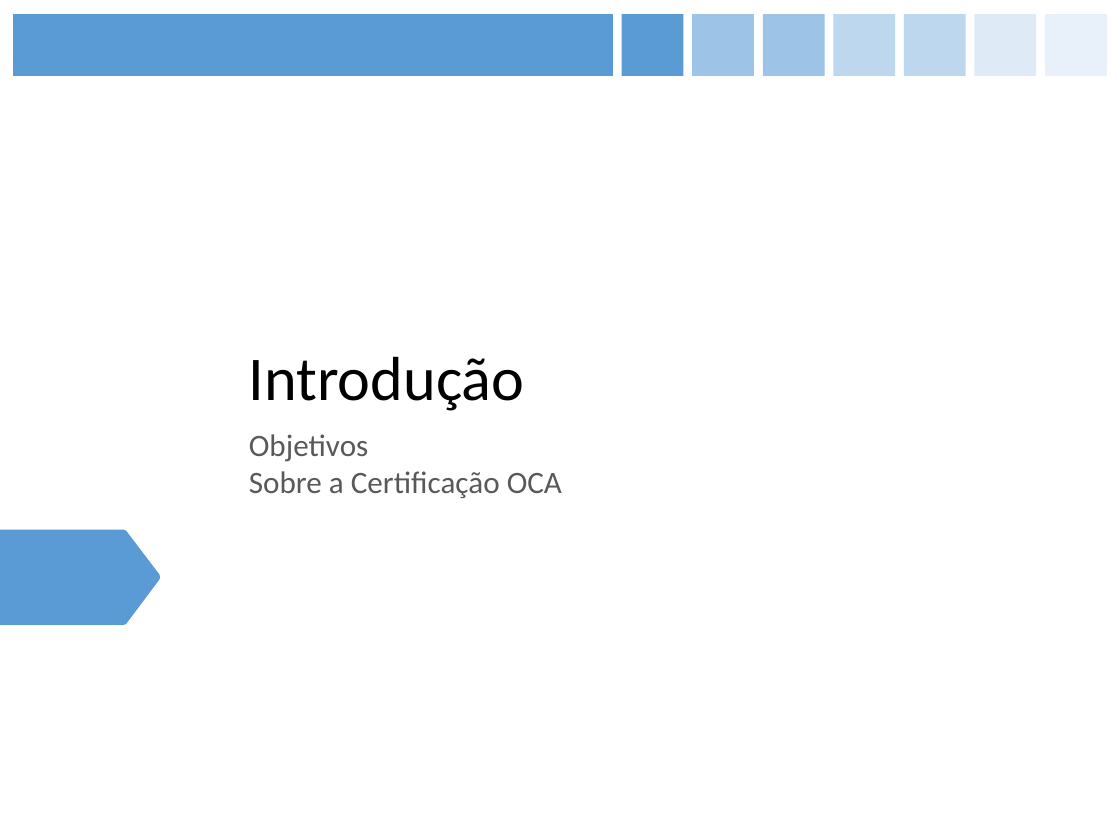
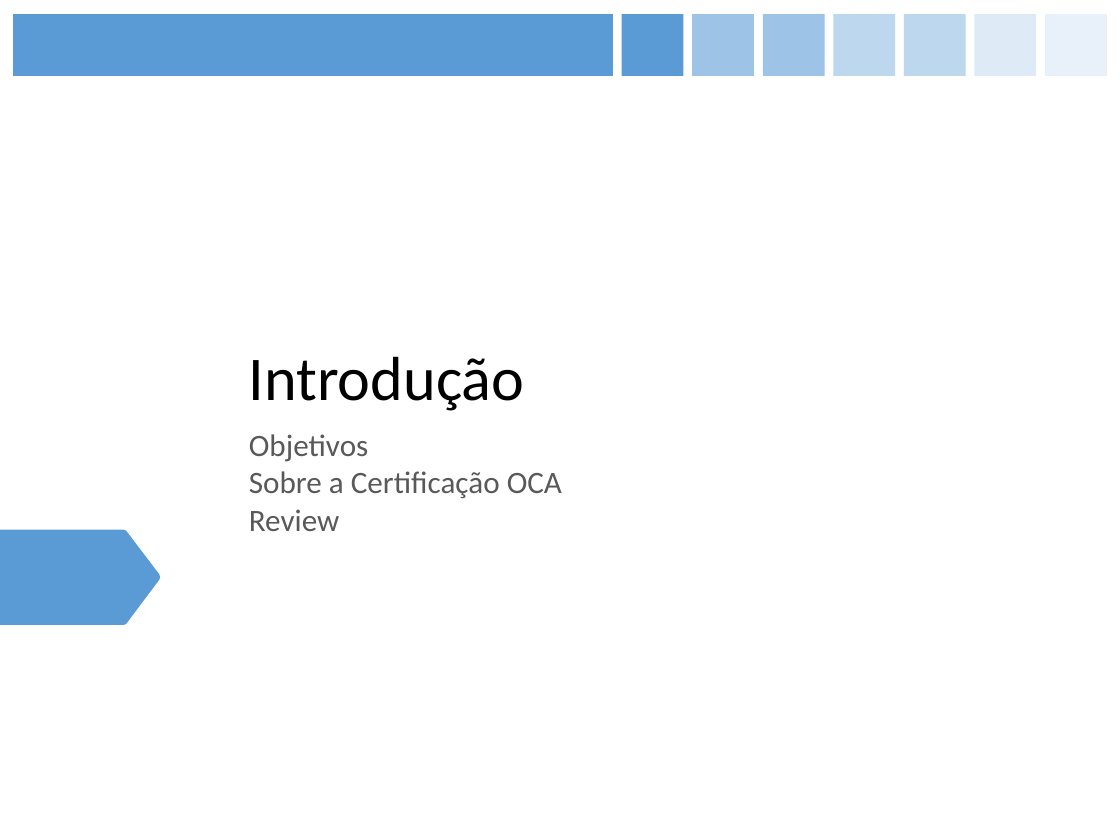
Before and after one commit to figueiredojrr/treinamentoJavaSeOcaAgosto, a slide deck: slide 2 of TreinamentoJavaSeOca/documentos/apresentação/OCA.pptx. Drawn at 1120x840 pixels with LibreOffice and Linux fonts; fonts in the diff are those of the drawing. Boxes give left, top, right and bottom in pixels: in the first picture for what was removed or moved away, otherwise in the second. Text is boxed around its words. In the diff, an @@ line names an element or a change of style, - is before the commit and + after.

```diff
--- a/TreinamentoJavaSeOca/documentos/apresentação/OCA.pptx
+++ b/TreinamentoJavaSeOca/documentos/apresentação/OCA.pptx
@@ subtitle at (249, 509, 340, 531): paragraph added @@
+Review
```
Also in this commit, not shown: 2 other slides changed, 1 slide added.
